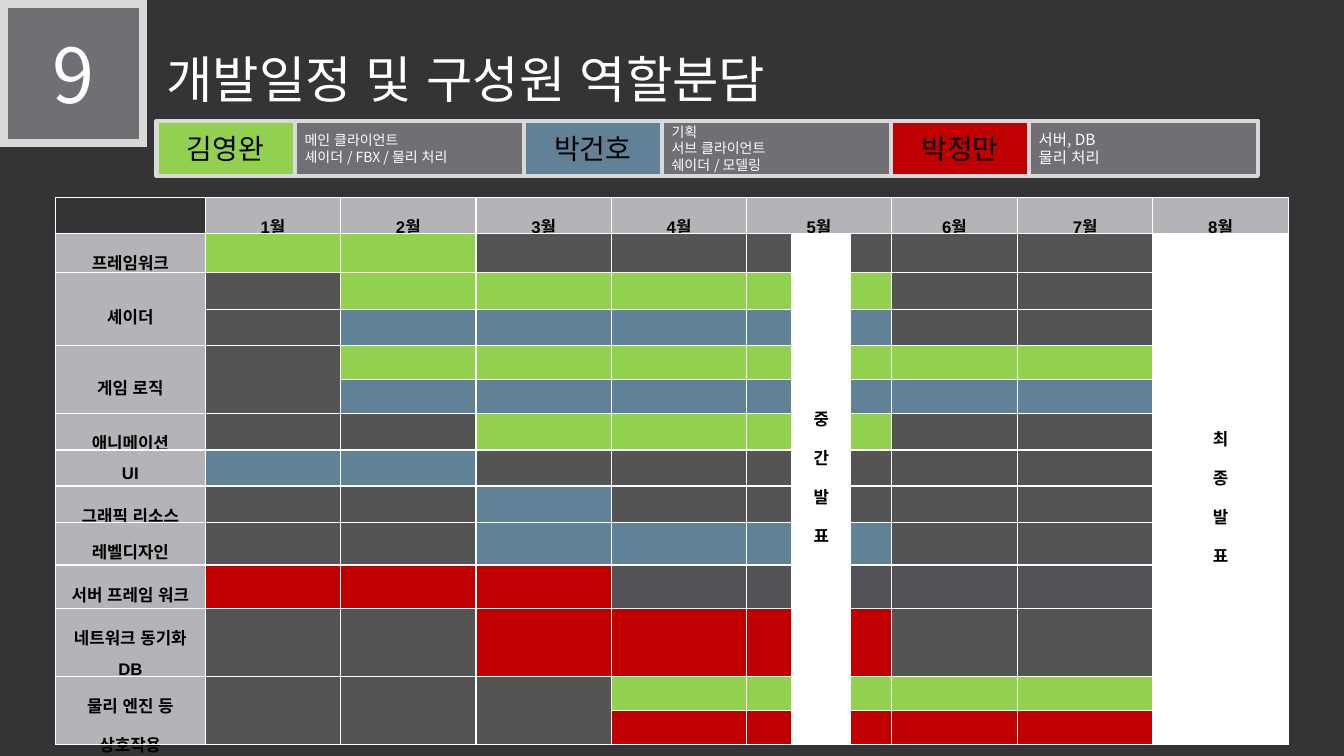
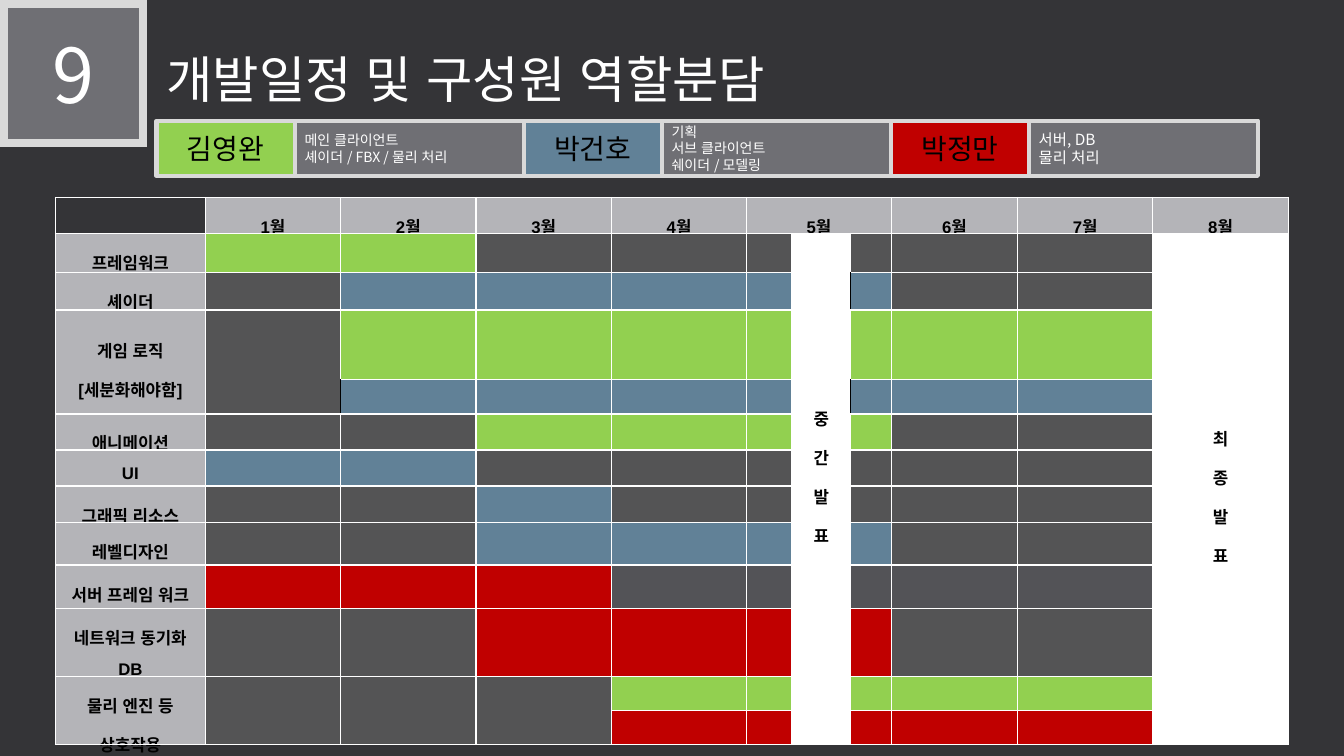
Before and after one commit to LEGO0937/Our_Project, a slide deck: slide 15 of 기획단계/졸작 제안서_α.pptx. Drawn at 1344x756 pixels with LibreOffice and Linux fonts; fonts in the diff are those of the drawing. Boxes give left, top, right and bottom in pixels: in the first picture for what was removed or moved away, otherwise in the second. Text is boxed around its words. In the diff, an @@ line names an element or a change of style, - is before the commit and + after.

```diff
--- a/기획단계/졸작 제안서_α.pptx
+++ b/기획단계/졸작 제안서_α.pptx
@@ table at (55,198,1288,756) @@
-row 4:  |  |  |  |  |  |  |  |  |  | 
-row 5: 게임 로직 |  |  |  |  |  |  |  |  |  | 
+row 4: 게임 로직 / [세분화해야함] |  |  |  |  |  |  |  |  |  | 
```
Also in this commit, not shown: 5 other slides changed.
